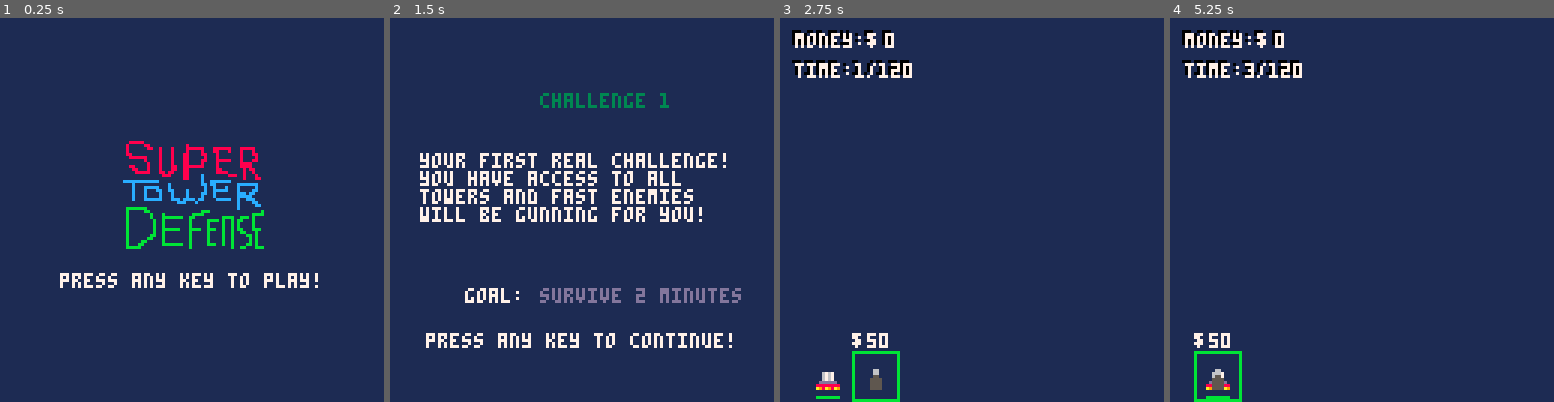
Above: before the commit, frames 1-4 (left to right).
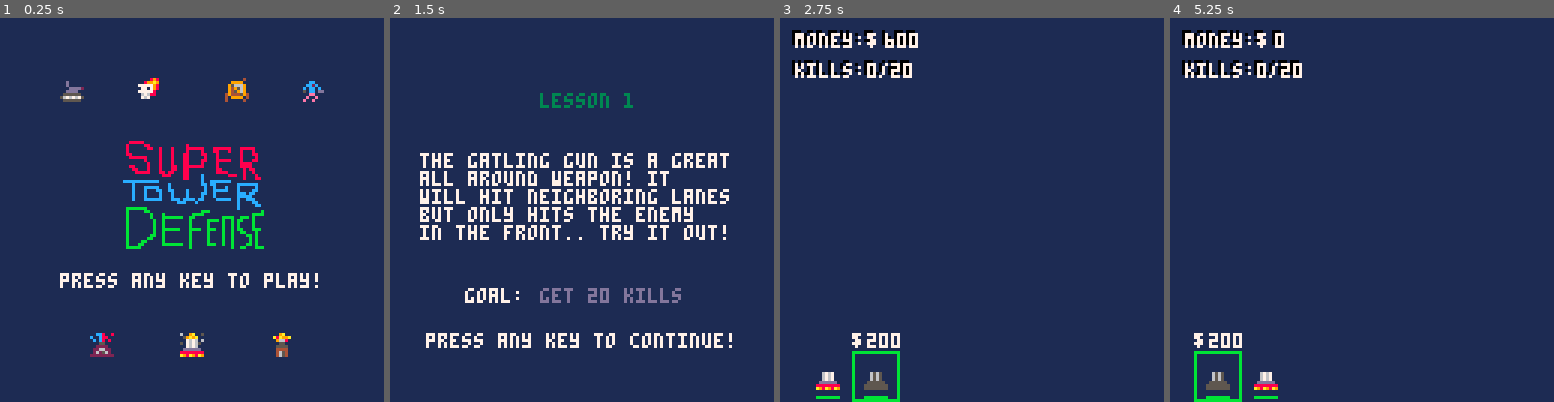
Above: after the commit, the same moments.

Repository: elennick/ggo25
Game: PICO-8 cartridge ggo25.p8
Two runs of this game, one before a commit and one after it. Both use one fixed random seed, a clock stepped at 60 frames per second and the inputs below.
Inputs:
- Up to frame 1 (0.25 s): no input
- Up to frame 2 (1.5 s): tap X (X key) at 0.33, 1.07 s; tap O (Z key) at 0.7 s
- Up to frame 3 (2.75 s): hold Right 1.6-2.1 s; tap O (Z key) at 1.7, 2.1, 2.5 s; tap X (X key) at 1.85 s; hold Up 2.15-2.42 s; hold Right from 2.47 s (still down)
- Up to frame 4 (5.25 s): tap O (Z key) every 0.4 s from 2.9 to 4.9 s; tap X (X key) at 2.97, 4.08, 5.2 s; release Right at 3.03 s; hold Left 3.08-3.58 s; hold Down 3.63-3.97 s; hold Right 4.02-4.68 s; hold Up 4.73-5.03 s; hold Left from 5.08 s (still down)

The runs differ from the first frame. In frame 1, 1.5% of the frame differs, in the area x 15-85%, y 15-89%; in frame 2, 6.3%, in the area x 7-92%, y 19-75%; in frame 3, 1.1%; in frame 4, 1.0%.

Commit message:
added some really crappy sfx

Diff:
--- a/ggo25.p8
+++ b/ggo25.p8
@@ -4,7 +4,7 @@
 //init stuff
 
 debug = false
-start_lvl = 6
+start_lvl = 1
 tdelay = .4
 
 nmes = {} //enemies
@@ -107,6 +107,11 @@
   //check if any enemies are at the bottom
   for i,e in ipairs(nmes) do
     if e.y > 120 then
+      if game.curlvl.num == 10 then
+        game.lkt = game.sec
+      else
+        game.lkt = nil
+      end
       show_screen("lose")
     end
   end
@@ -280,13 +285,30 @@
 end
 
 function draw_title_screen()
+  //enemies
+  spr(1, 20, 20)
+  spr(3, 45, 20)
+  spr(5, 75, 20)
+  spr(7, 100, 20)
+
+  //title
   spr(10, 40, 40, 6, 5)
+
+  //towers
+  spr(17, 30, 105)
+  spr(19, 60, 105)
+  spr(21, 90, 105)
+
+  //text
   print("press any key to play!", 20, 85, 7)
 end
 
 function draw_lose_screen()
-  print("you lost!", 50, 45, 7)
-  print("press any key to retry!", 20, 70, 7)
+  print("you lost!", 50, 45, 3)
+  if game.lkt != nil then
+    print("you made it " .. flr(game.lkt) .. " seconds!", 22, 58, 7)
+  end
+  print("press any key to retry!", 20, 75, 7)
 end
 
 function draw_win_screen()
@@ -338,6 +360,7 @@
   t1.name = "gatling"
   t1.range = 1
   t1.i = 18
+  t1.s = 1
   t1.dmg = 10
   t1.rof = 30 //frames, lower is better
   t1.ammo = 50
@@ -375,8 +398,9 @@
   t2.name = "laser"
   t2.range = 0
   t2.i = 16
-  t2.dmg = 100
-  t2.rof = 250
+  t2.s = 0
+  t2.dmg = 250
+  t2.rof = 300
   t2.ammo = 10
   t2.cost = 100
   t2.deal_damage = function(twr)
@@ -409,6 +433,7 @@
   t3.name = "scatter"
   t3.range = 2
   t3.i = 20
+  t3.s = 2
   t3.dmg = 1
   t3.rof = 20
   t3.ammo = 100
@@ -473,7 +498,7 @@
   l2.nmes = { "buggy" }
   l2.twrs = { "scatter" }
   l2.name = "lesson 2"
-  l2.desc = "the scatter shot does\nweak damage and only hits\nclose enemies but it's very!\ncheap!!! try it out!"
+  l2.desc = "the scatter shot does\nweak damage and only hits\nclose enemies but it's\ncheap!!! try it out!"
   l2.ssr = 120
   l2.ssn = 5
   l2.goal = "get 20 kills"
@@ -532,7 +557,7 @@
   l5.ssn = 5
   l5.goal = "have $1000"
   l5.gtext = function(game)
-    return "money:" .. game.kills .. "/20"
+    return "money:$" .. game.money .. "/1000"
   end
   l5.fc = function(game)
     return game.money >= 1000
@@ -610,6 +635,42 @@
   end
   add(lvls, l8)
 
+  local l9 = {}
+  l9.num = 9
+  l9.money = 400
+  l9.nmes = { "mech", "droid" }
+  l9.twrs = { "gatling", "scatter", "laser" }
+  l9.name = "challenge 4"
+  l9.desc = "can you handle waves\nof all mechanized enemies?"
+  l9.ssr = 180
+  l9.ssn = 4
+  l9.goal = "get 75 kills"
+  l9.gtext = function(game)
+    return "kills:" .. game.kills .. "/75"
+  end
+  l9.fc = function(game)
+    return game.kills >= 75
+  end
+  add(lvls, l9)
+
+  local l10 = {}
+  l10.num = 10
+  l10.money = 800
+  l10.nmes = { "mech", "droid", "tank", "buggy" }
+  l10.twrs = { "gatling", "scatter", "laser" }
+  l10.name = "endless!"
+  l10.desc = "this is the final challenge!\nthere is no time limit, you\nmust simply last as long as\npossible!"
+  l10.ssr = 50
+  l10.ssn = 5
+  l10.goal = "stay alive!"
+  l10.gtext = function(game)
+    return flr(game.sec) .. " sec"
+  end
+  l10.fc = function(game)
+    return false
+  end
+  add(lvls, l10)
+
 end
 -->8
 //misc functions
@@ -721,6 +782,7 @@
       t.tsf = t.type.rof
       t.type.deal_damage(t)
       t.ammo -= 1
+      sfx(t.type.s, 1)
     elseif t.tsf <= t.type.rof - 5 then
       t.firing = false
     end
Not shown, changed: the sound effects (__sfx__) section of ggo25.p8
